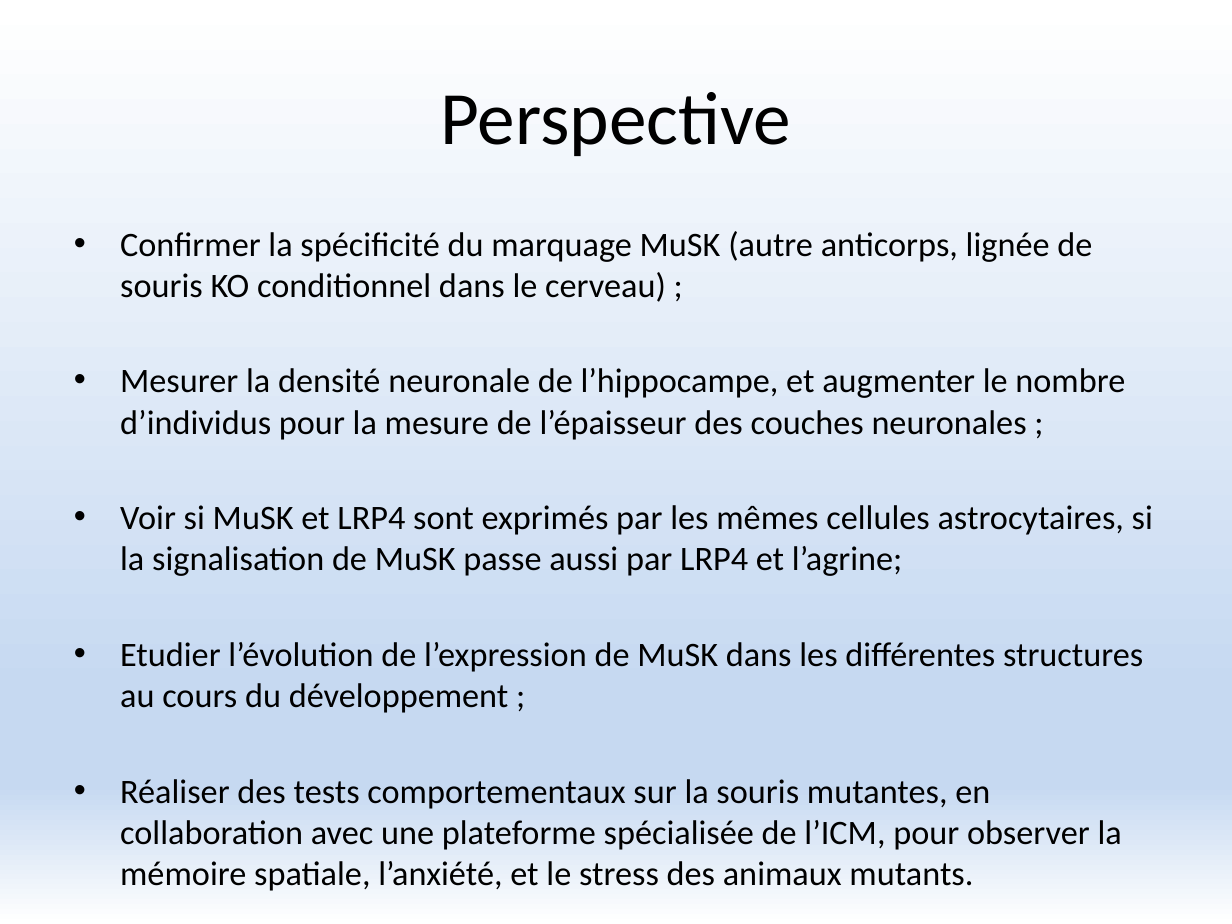
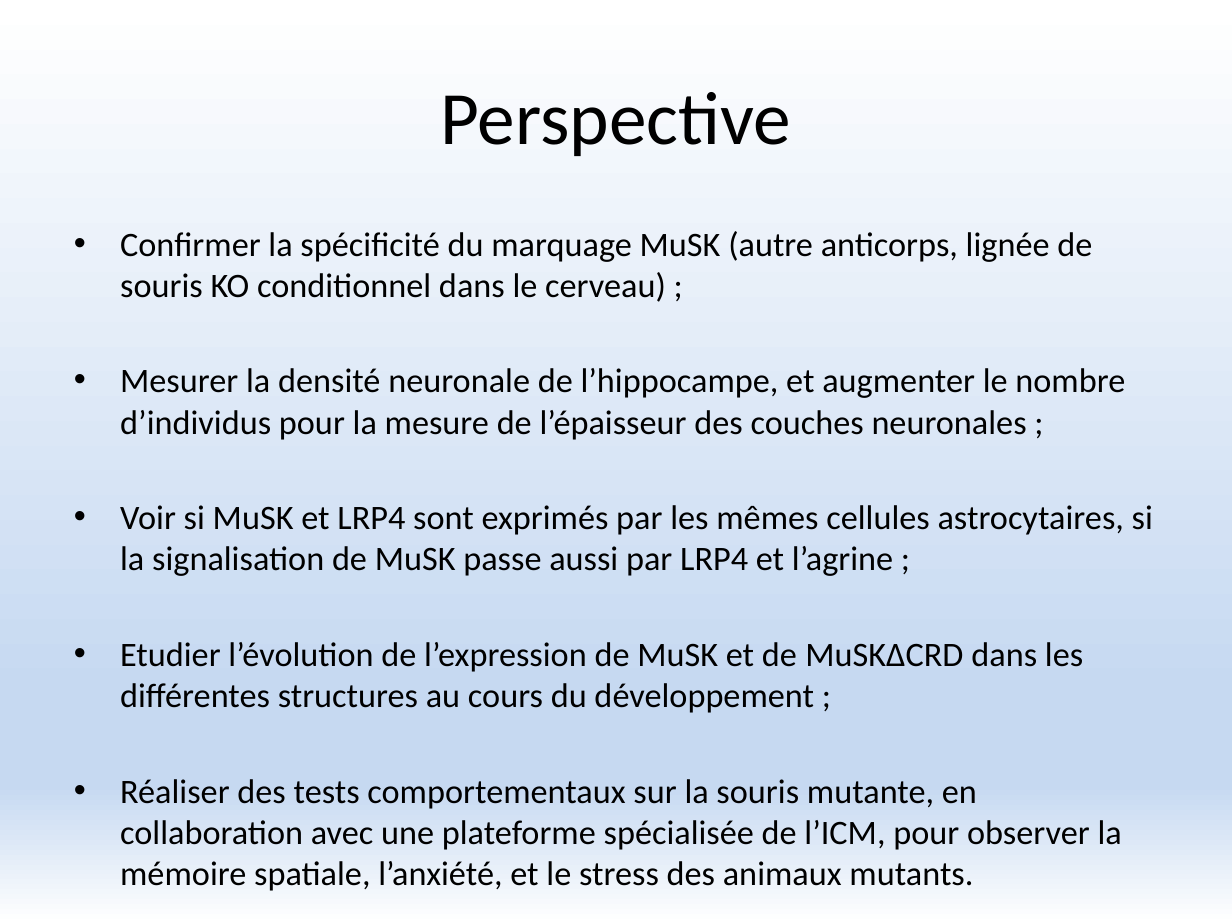
Before and after one commit to FlorentKl/rapport-m2, a slide deck: slide 16 of Présentation Oral.pptx. Drawn at 1232x924 pixels with LibreOffice and Linux fonts; fonts in the diff are those of the drawing. Boxes give left, top, right and bottom in pixels: in the first picture for what was removed or moved away, otherwise in the second. Text is boxed around its words. In the diff, an @@ line names an element or a change of style, - is before the commit and + after.

```diff
--- a/Présentation Oral.pptx
+++ b/Présentation Oral.pptx
@@ text at box(120, 505, 1153, 891): text changed @@
-• Voir si MuSK et LRP4 sont exprimés par les mêmes cellules astrocytaires, si la signalisation de MuSK passe aussi par LRP4 et l’agrine;
-• Etudier l’évolution de l’expression de MuSK dans les différentes structures au cours du développement ;
-• Réaliser des tests comportementaux sur la souris mutantes, en collaboration avec une plateforme spécialisée de l’ICM, pour observer la mémoire spatiale, l’anxiété, et le stress des animaux mutants.
+• Voir si MuSK et LRP4 sont exprimés par les mêmes cellules astrocytaires, si la signalisation de MuSK passe aussi par LRP4 et l’agrine ;
+• Etudier l’évolution de l’expression de MuSK et de MuSKΔCRD dans les différentes structures au cours du développement ;
+• Réaliser des tests comportementaux sur la souris mutante, en collaboration avec une plateforme spécialisée de l’ICM, pour observer la mémoire spatiale, l’anxiété, et le stress des animaux mutants.
```
Also in this commit, not shown: 8 other slides changed.
